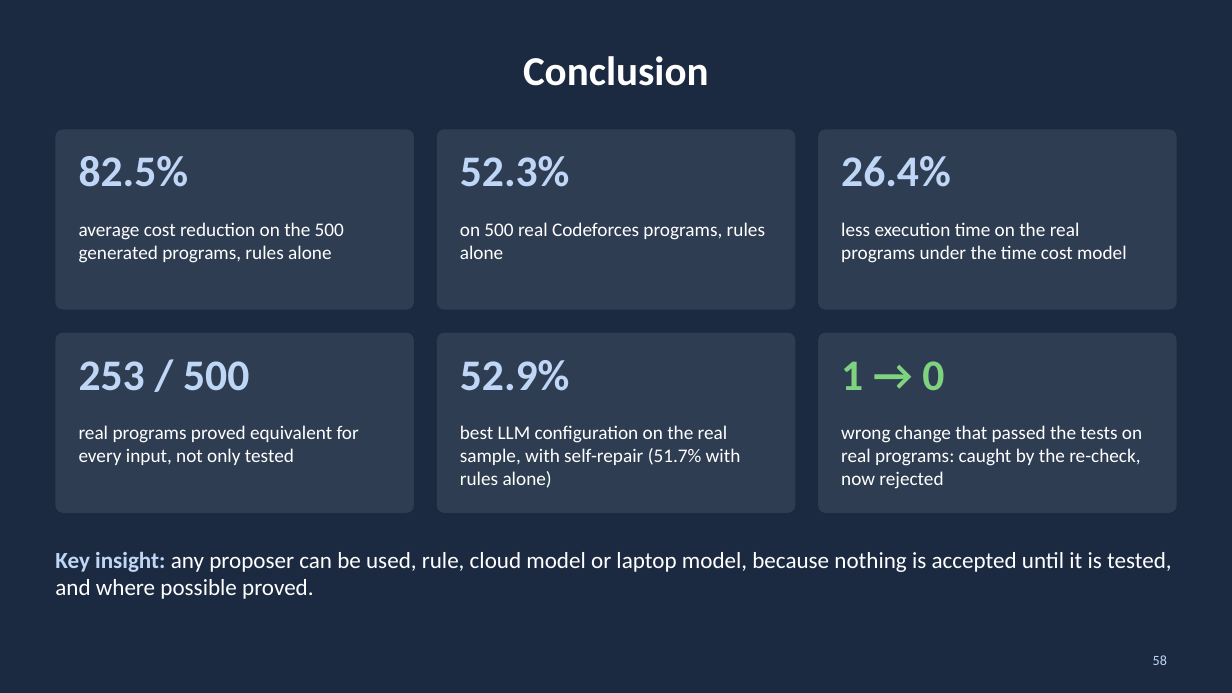
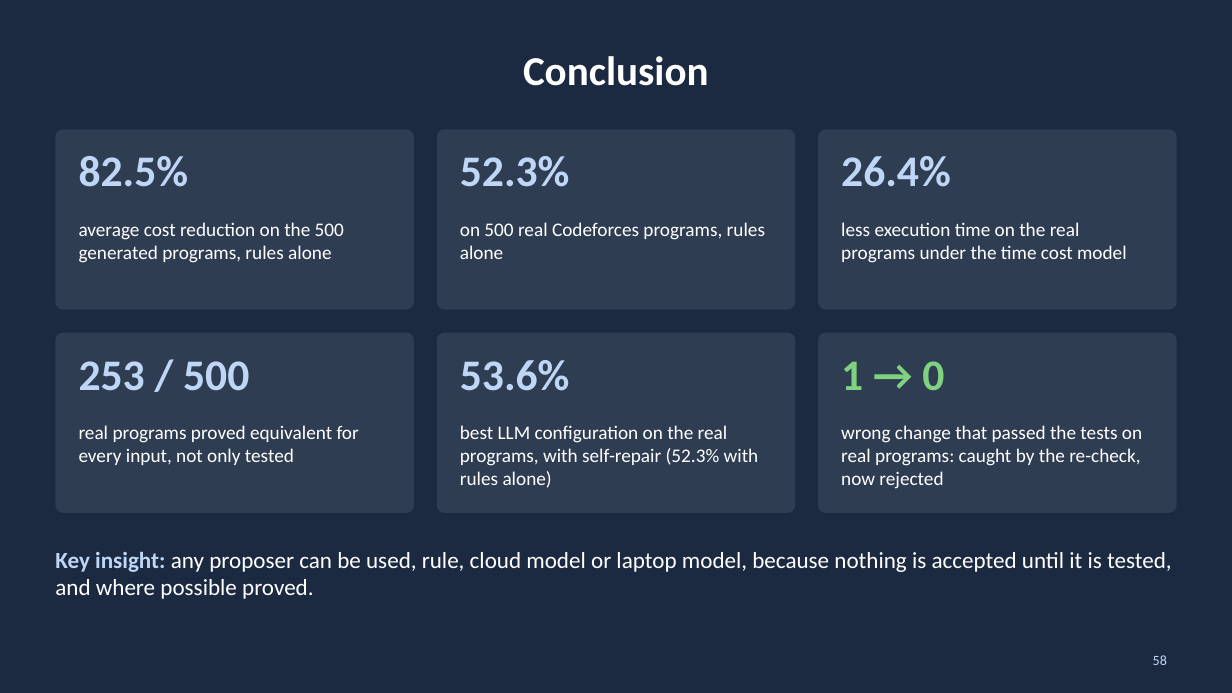
Before and after one commit to adarshhsharmaa-rgb/LLM-based-Compiler-Code-Optimization, a slide deck: slide 58 of project_ppt_24bce2972_review3.pptx. Drawn at 1232x693 pixels with LibreOffice and Linux fonts; fonts in the diff are those of the drawing. Boxes give left, top, right and bottom in pixels: in the first picture for what was removed or moved away, otherwise in the second. Text is boxed around its words. In the diff, an @@ line names an element or a change of style, - is before the commit and + after.

```diff
--- a/project_ppt_24bce2972_review3.pptx
+++ b/project_ppt_24bce2972_review3.pptx
@@ text at [460,360,570,391]: text changed @@
-52.9%
+53.6%
@@ text at [460,425,759,488]: text changed @@
-best LLM configuration on the real sample, with self-repair (51.7% with rules alone)
+best LLM configuration on the real programs, with self-repair (52.3% with rules alone)
```
Also in this commit, not shown: 7 other slides changed, 2 other files.
